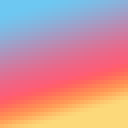
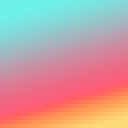
The second 128px x 128px image is a revision of the first. Changes to its layers:
painted on "Gradient Fill 1 copy" over bbox(0, 0, 128, 128)
